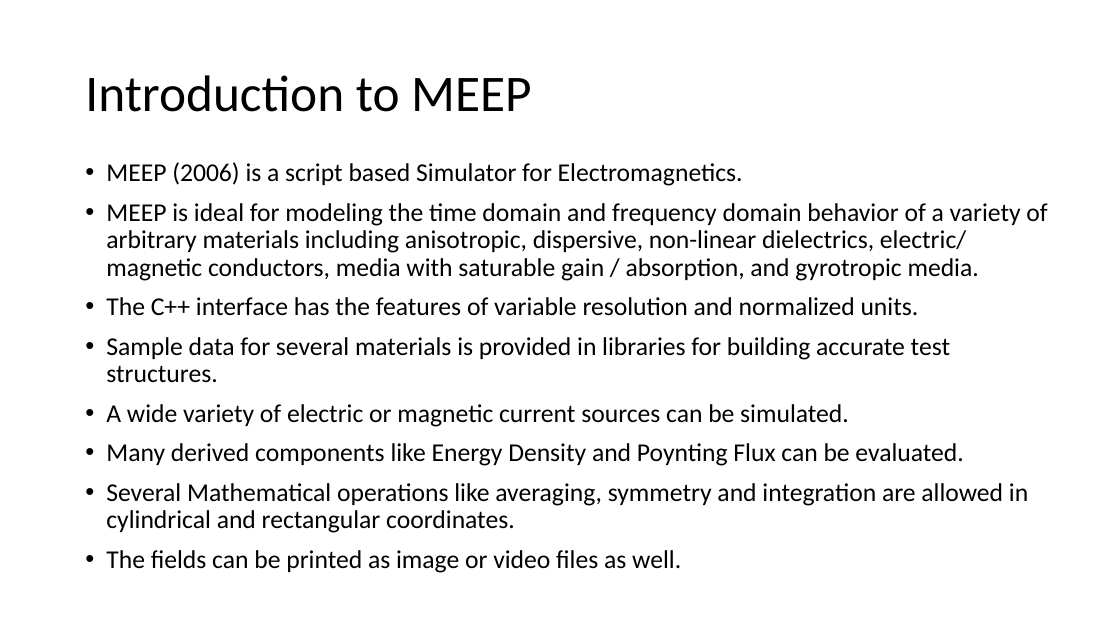
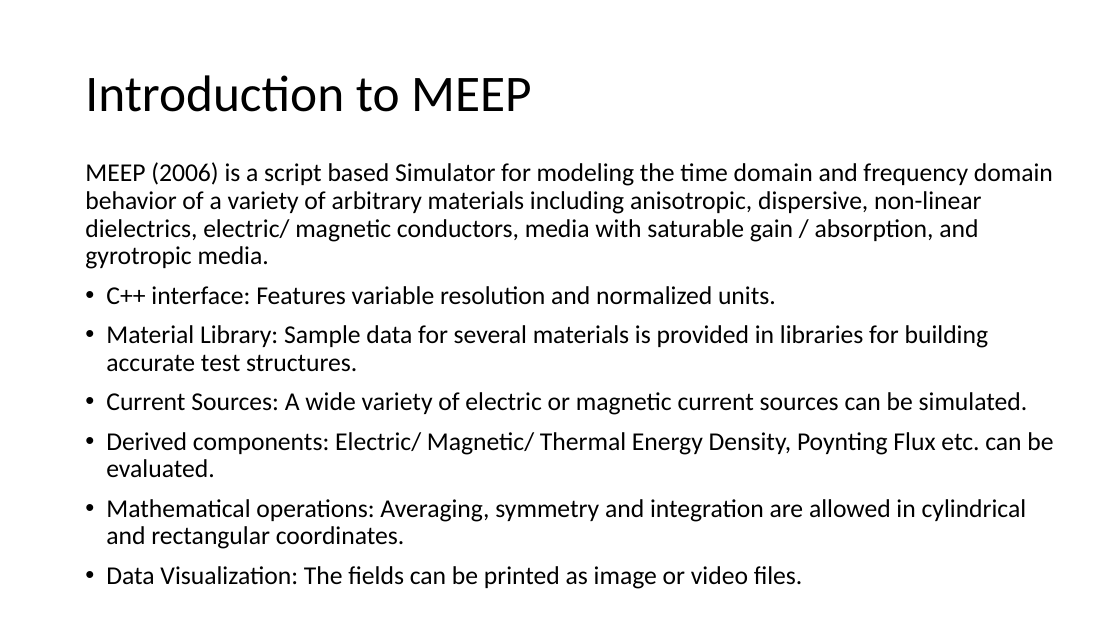
Before and after one commit to MuhammadShamaas1997/Electrical-Engineering, a slide deck: slide 24 of Thesis/Magnetic Transmission Lines/Thesis Proposal.pptx (slide 23 before the commit). Drawn at 1120x630 pixels with LibreOffice and Linux fonts; fonts in the diff are those of the drawing. Boxes give left, top, right and bottom in pixels: in the first picture for what was removed or moved away, otherwise in the second. Text is boxed around its words. In the diff, an @@ line names an element or a change of style, - is before the commit and + after.

Commit message:
V1

```diff
--- a/Thesis/Magnetic Transmission Lines/Thesis Proposal.pptx
+++ b/Thesis/Magnetic Transmission Lines/Thesis Proposal.pptx
@@ text at [85, 162, 1053, 589]: text changed @@
-• MEEP (2006) is a script based Simulator for Electromagnetics.
-• MEEP is ideal for modeling the time domain and frequency domain behavior of a variety of arbitrary materials including anisotropic, dispersive, non-linear dielectrics, electric/ magnetic conductors, media with saturable gain / absorption, and gyrotropic media.
-• The C++ interface has the features of variable resolution and normalized units.
-• Sample data for several materials is provided in libraries for building accurate test structures.
-• A wide variety of electric or magnetic current sources can be simulated.
-• Many derived components like Energy Density and Poynting Flux can be evaluated.
-• Several Mathematical operations like averaging, symmetry and integration are allowed in cylindrical and rectangular coordinates.
-• The fields can be printed as image or video files as well.
+MEEP (2006) is a script based Simulator for modeling the time domain and frequency domain behavior of a variety of arbitrary materials including anisotropic, dispersive, non-linear dielectrics, electric/ magnetic conductors, media with saturable gain / absorption, and gyrotropic media.
+• C++ interface: Features variable resolution and normalized units.
+• Material Library: Sample data for several materials is provided in libraries for building accurate test structures.
+• Current Sources: A wide variety of electric or magnetic current sources can be simulated.
+• Derived components: Electric/ Magnetic/ Thermal Energy Density, Poynting Flux etc. can be evaluated.
+• Mathematical operations: Averaging, symmetry and integration are allowed in cylindrical and rectangular coordinates.
+• Data Visualization: The fields can be printed as image or video files.
```
Also in this commit, not shown: 21 other slides changed, 4 slides added, 2 slides removed.
